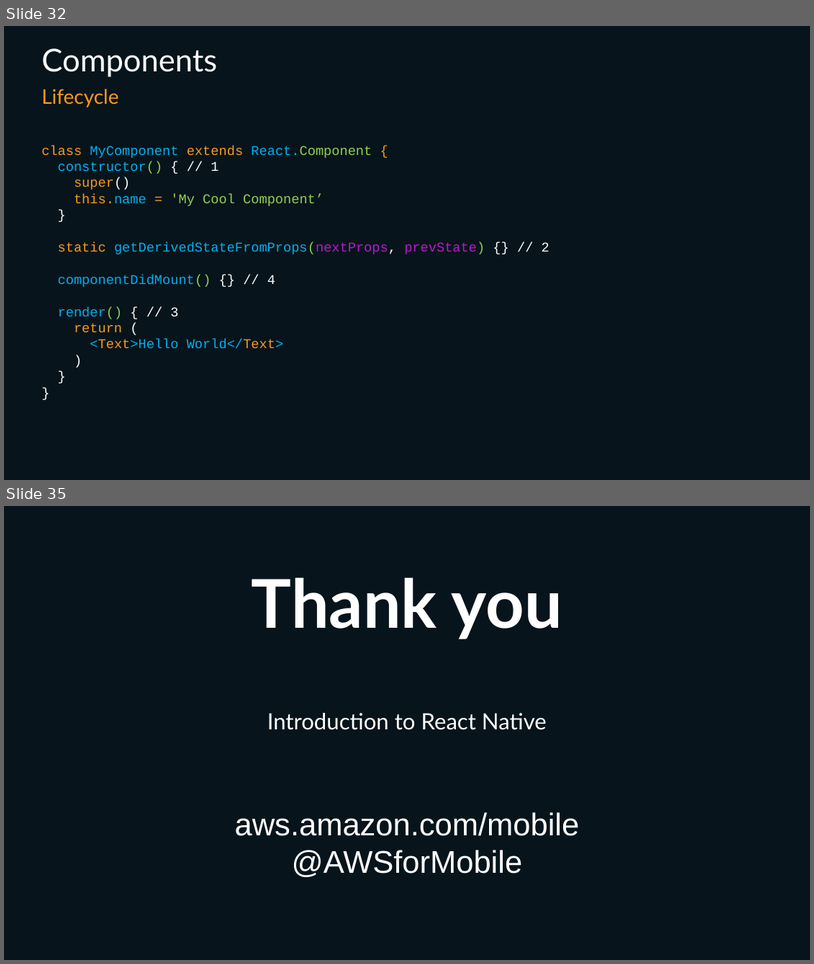
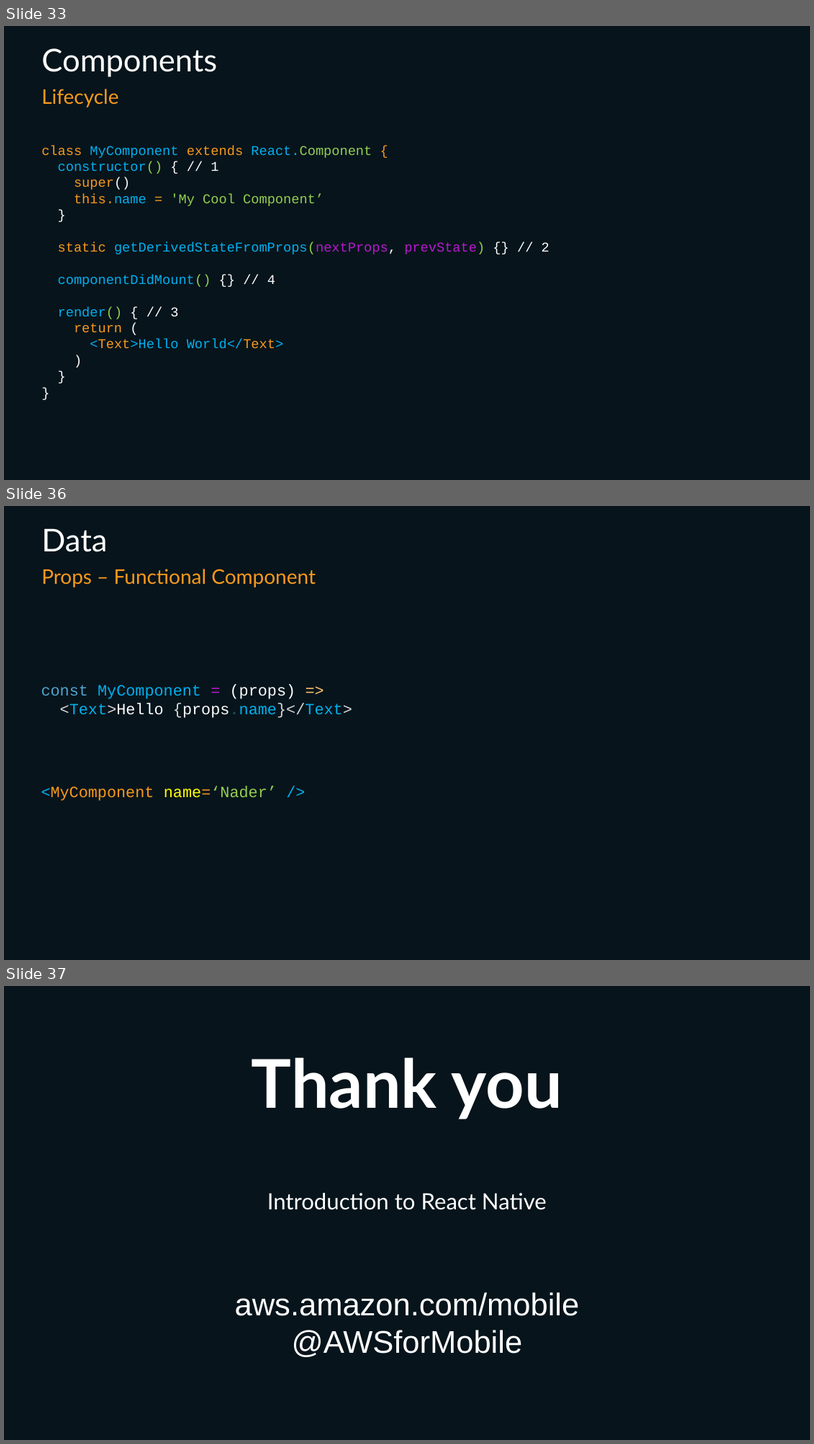
Before and after one commit to dabit3/react-native-bootcamp, a slide deck: Introduction to React Native.pptx. Shown one above the other, each under a label of ours: slides 32 and 35 before the commit, slides 33, 36 and 37 after it; the slides between them are not shown. The pictures are 814x964 and 814x1444 pixels, drawn with LibreOffice and Linux fonts; fonts in the diff are those of the drawing. Boxes give left, top, right and bottom in pixels: in the first picture for what was removed or moved away, otherwise in the second. Text is boxed around its words. In the diff, an @@ line names an element or a change of style, - is before the commit and + after.

```diff
--- a/Introduction to React Native.pptx
+++ b/Introduction to React Native.pptx
@@ slide 36 added at (4, 506, 810, 960), background #07141B @@
@@ title added at (41, 528, 107, 552), 28 pt, text #FFFFFF @@
+Data
@@ text added at (41, 569, 316, 587), 18 pt, text #F8991C @@
+Props – Functional Component
@@ text added at (41, 684, 352, 718), 14 pt, text #00B0F0 @@
+const MyComponent = (props) =>
+<Text>Hello {props.name}</Text>
@@ text added at (41, 785, 277, 800), 14 pt, text #F8991C @@
+<MyComponent name=‘Nader’ />
@@ what was slide 32 is now slide 33 @@
@@ what was slide 35 is now slide 37 @@
```
Also in this commit, not shown: 3 slides changed, 1 other slide added, 2 other files.
